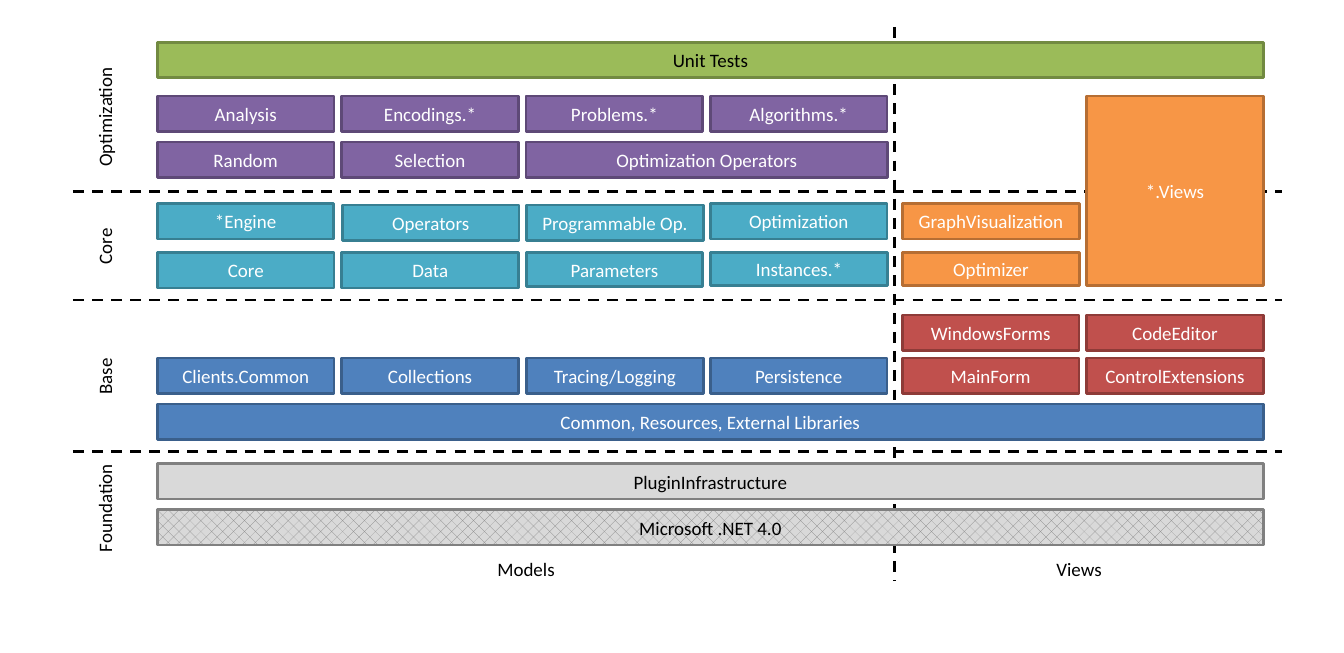
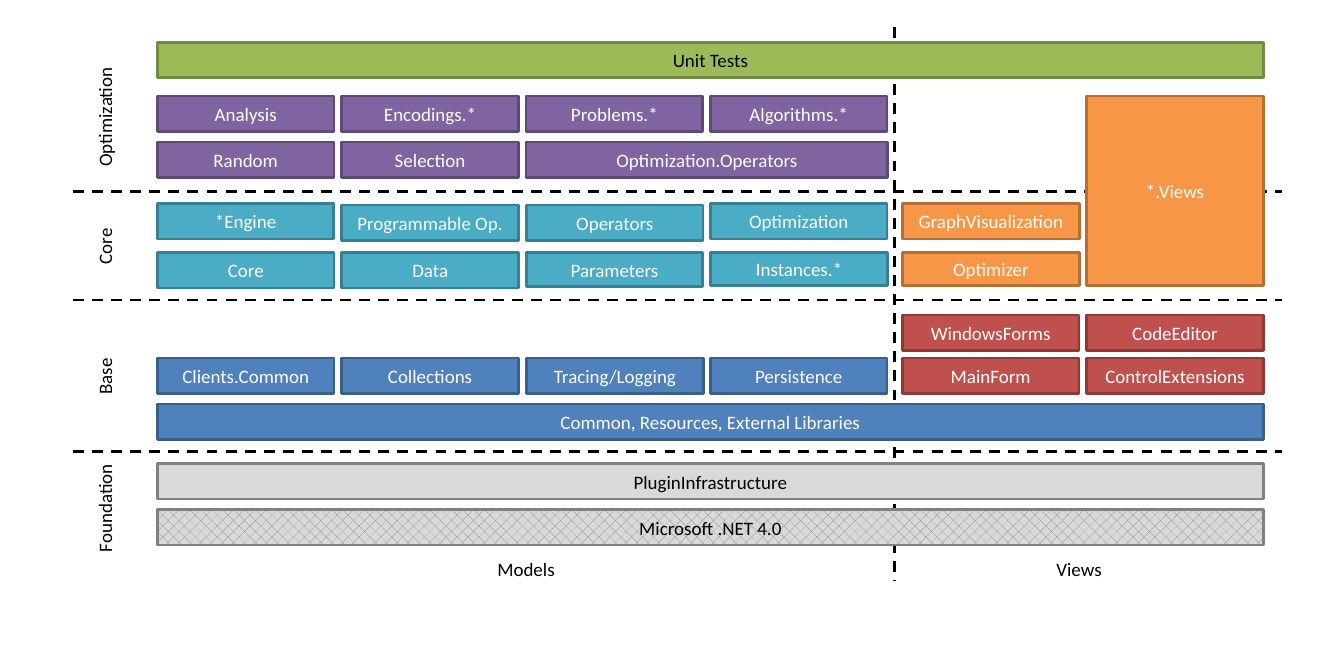
Before and after one commit to heal-research/HeuristicLab, a slide deck: slide 1 of documentation/HeuristicLab 3.3 - Architecture.pptx. Drawn at 1344x653 pixels with LibreOffice and Linux fonts; fonts in the diff are those of the drawing. Boxes give left, top, right and bottom in pixels: in the first picture for what was removed or moved away, otherwise in the second. Text is boxed around its words. In the diff, an @@ line names an element or a change of style, - is before the commit and + after.

Commit message:
slightly changed architecture block diagram

```diff
--- a/documentation/HeuristicLab 3.3 - Architecture.pptx
+++ b/documentation/HeuristicLab 3.3 - Architecture.pptx
@@ text in rectangle at (x1=616, y1=154, x2=797, y2=170): text changed @@
-Optimization Operators
+Optimization.Operators
@@ rectangle "Programmable Op." moved from (x1=527, y1=205, x2=703, y2=240) to (x1=342, y1=205, x2=519, y2=240) @@
@@ rectangle "Operators" moved from (x1=342, y1=205, x2=519, y2=240) to (x1=527, y1=205, x2=703, y2=240) @@
```
